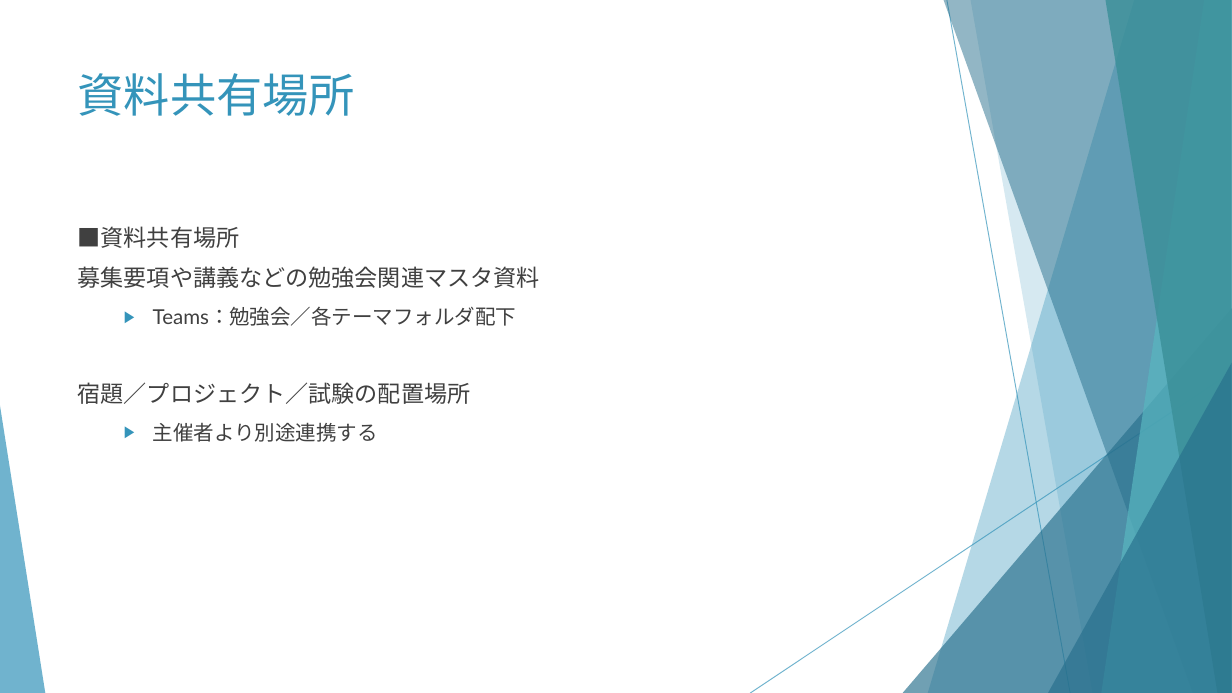
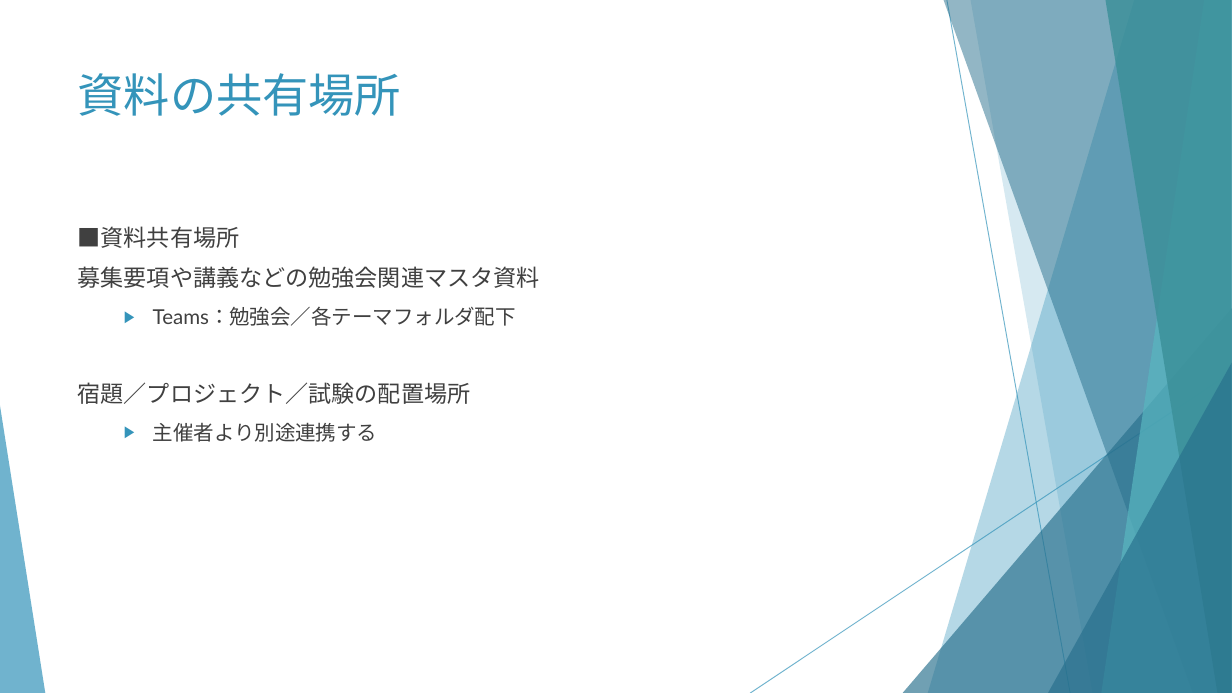
Before and after one commit to huangweijing/rpastudy, a slide deck: slide 11 of 010_事前準備/030_部会説明/20210212_勉強会説明.pptx. Drawn at 1232x693 pixels with LibreOffice and Linux fonts; fonts in the diff are those of the drawing. Boxes give left, top, right and bottom in pixels: in the first picture for what was removed or moved away, otherwise in the second. Text is boxed around its words. In the diff, an @@ line names an element or a change of style, - is before the commit and + after.

```diff
--- a/010_事前準備/030_部会説明/20210212_勉強会説明.pptx
+++ b/010_事前準備/030_部会説明/20210212_勉強会説明.pptx
@@ title at bbox=[78, 73, 401, 116]: text changed @@
-資料共有場所
+資料の共有場所
```
Also in this commit, not shown: 6 other slides changed.
